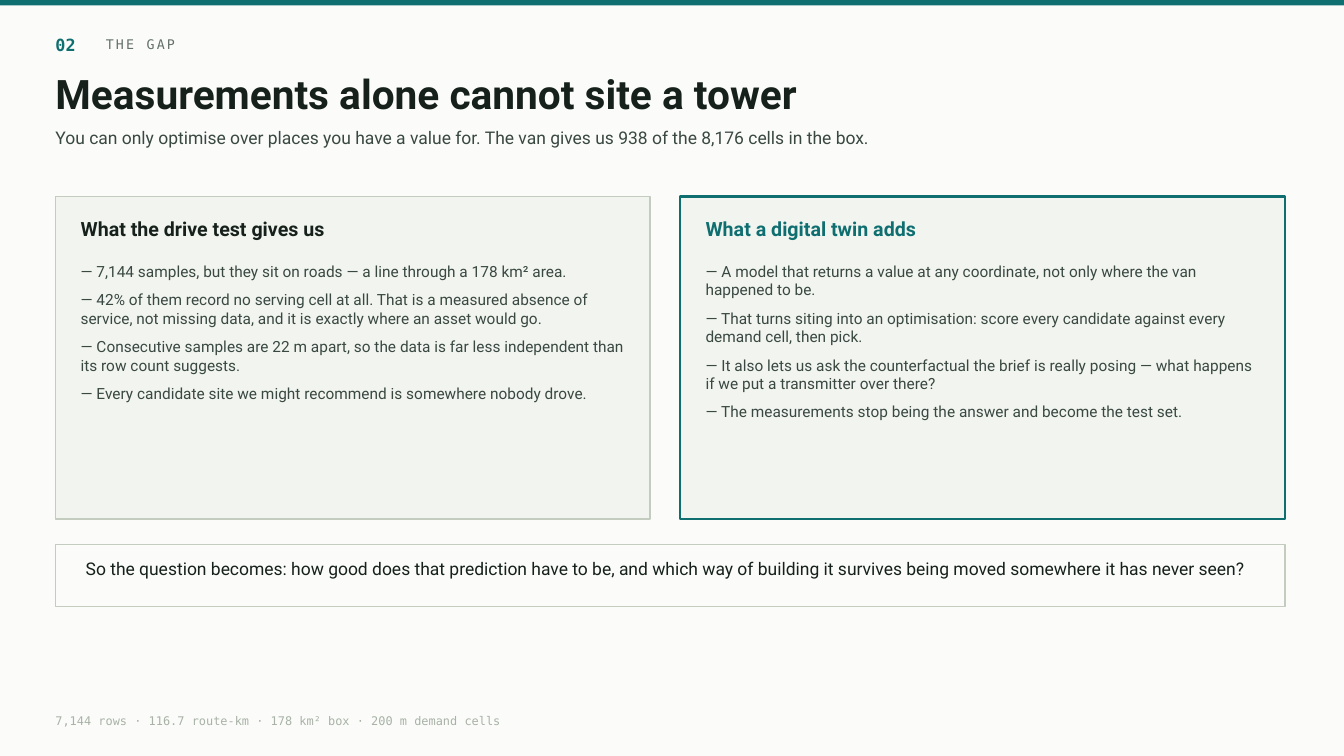
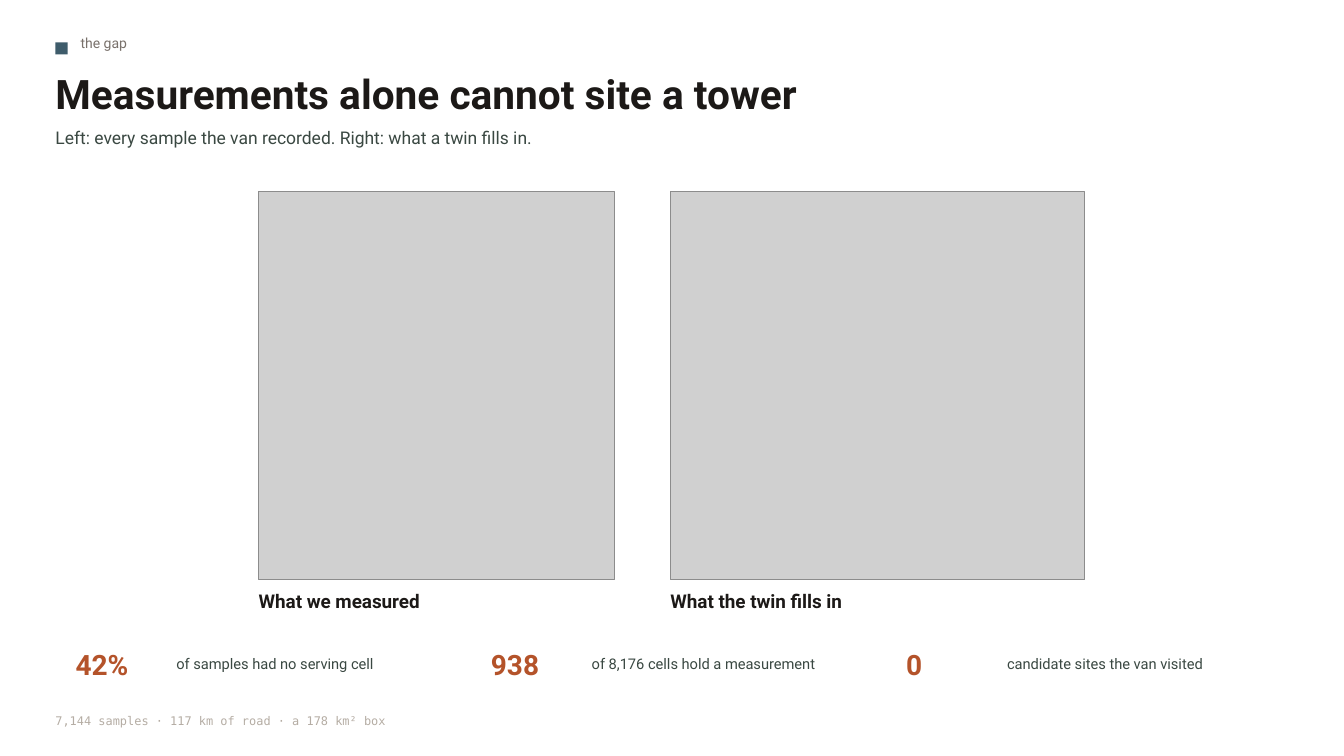
Before and after one commit to mtang724/arathon-c03-rural-infrastructure-placement, a slide deck: slide 2 of ARA_Challenge3.pptx. Drawn at 1344x756 pixels with LibreOffice and Linux fonts; fonts in the diff are those of the drawing; grey boxes stand for pictures. Boxes give left, top, right and bottom in pixels: in the first picture for what was removed or moved away, otherwise in the second. Text is boxed around its words. In the diff, an @@ line names an element or a change of style, - is before the commit and + after.

```diff
--- a/ARA_Challenge3.pptx
+++ b/ARA_Challenge3.pptx
@@ rectangle removed at bbox=[0, 0, 1344, 756] @@
@@ rectangle removed at bbox=[0, 0, 1344, 6] @@
@@ text removed at bbox=[55, 38, 75, 52] @@
-02
@@ rectangle added at bbox=[55, 42, 68, 54], fill #3E5C6B @@
@@ text at bbox=[81, 37, 127, 51]: text changed; size 9.5 to 10 pt; font DejaVu Sans Mono to Roboto; text colour #65726B to #79716B @@
-THE GAP
+the gap
@@ text "Measurements alone cannot site a ..." at bbox=[55, 78, 797, 110]: text colour #16211C to #1C1917 @@
@@ text at bbox=[55, 130, 531, 148]: text changed @@
-You can only optimise over places you have a value for. The van gives us 938 of the 8,176 cells in the box.
+Left: every sample the van recorded. Right: what a twin fills in.
@@ rectangle removed at bbox=[55, 197, 650, 519] @@
@@ picture added at bbox=[259, 192, 615, 580] @@
@@ picture added at bbox=[670, 192, 1085, 580] @@
@@ rectangle removed at bbox=[681, 197, 1286, 519] @@
@@ text removed at bbox=[81, 221, 324, 240] @@
-What the drive test gives us
@@ text removed at bbox=[706, 221, 916, 240] @@
-What a digital twin adds
@@ text removed at bbox=[81, 265, 623, 403] @@
-— 7,144 samples, but they sit on roads — a line through a 178 km² area.
-— 42% of them record no serving cell at all. That is a measured absence of service, not missing data, and it is exactly where an asset would go.
-— Consecutive samples are 22 m apart, so the data is far less independent than its row count suggests.
-— Every candidate site we might recommend is somewhere nobody drove.
@@ text removed at bbox=[706, 265, 1252, 420] @@
-— A model that returns a value at any coordinate, not only where the van happened to be.
-— That turns siting into an optimisation: score every candidate against every demand cell, then pick.
-— It also lets us ask the counterfactual the brief is really posing — what happens if we put a transmitter over there?
-— The measurements stop being the answer and become the test set.
@@ rectangle removed at bbox=[55, 544, 1286, 607] @@
@@ text removed at bbox=[86, 561, 1244, 579] @@
-So the question becomes: how good does that prediction have to be, and which way of building it survives being moved somewhere it has never seen?
@@ text added at bbox=[259, 593, 419, 608], 13.5 pt, text #1C1917, bold @@
+What we measured
@@ text added at bbox=[670, 593, 842, 608], 13.5 pt, text #1C1917, bold @@
+What the twin fills in
@@ text added at bbox=[76, 655, 129, 676], 20 pt, text #B4532A, bold @@
+42%
@@ text added at bbox=[176, 658, 374, 672], 10.5 pt, text #3A4842 @@
+of samples had no serving cell
@@ text added at bbox=[491, 655, 539, 676], 20 pt, text #B4532A, bold @@
+938
@@ text added at bbox=[592, 658, 815, 671], 10.5 pt, text #3A4842 @@
+of 8,176 cells hold a measurement
@@ text added at bbox=[906, 655, 922, 676], 20 pt, text #B4532A, bold @@
+0
@@ text added at bbox=[1007, 658, 1202, 669], 10.5 pt, text #3A4842 @@
+candidate sites the van visited
@@ text at bbox=[55, 716, 386, 728]: text changed; text colour #A8B2A6 to #B5ADA4 @@
-7,144 rows · 116.7 route-km · 178 km² box · 200 m demand cells
+7,144 samples · 117 km of road · a 178 km² box
```
Also in this commit, not shown: 5 other slides changed, 5 other files.
